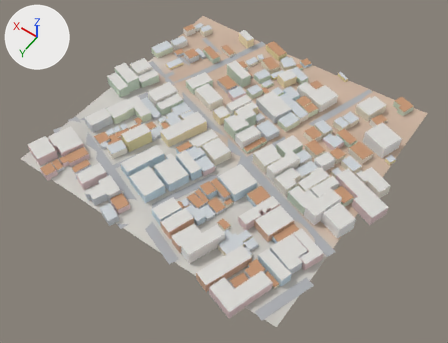
The glTF model city/lo/t_-3_3.glb as it was, and as the next commit left it.
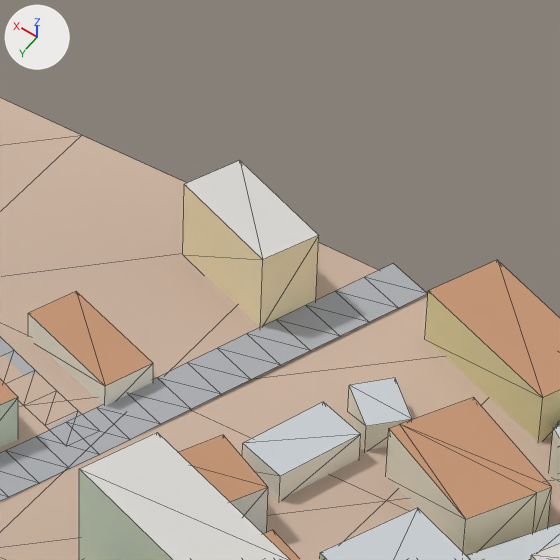
The first picture shows the older version from a camera (50 mm lens) standing at (-844.0, 1194.0, 430.0) and looking at (-651.0, 923.0, 4.0). The close-ups show the older and then the newer version on the part from 49% to 63% of the width and 3% to 22% of the height of that picture. Only the edits that show in the close-ups are written down. Every picture has the same lights, and +X, +Y and +Z are marked at upper left. The close-ups show mesh edges as thin lines. Vertices at exactly the same position are counted once.

Names of what the first close-up shows: 'Lo'.
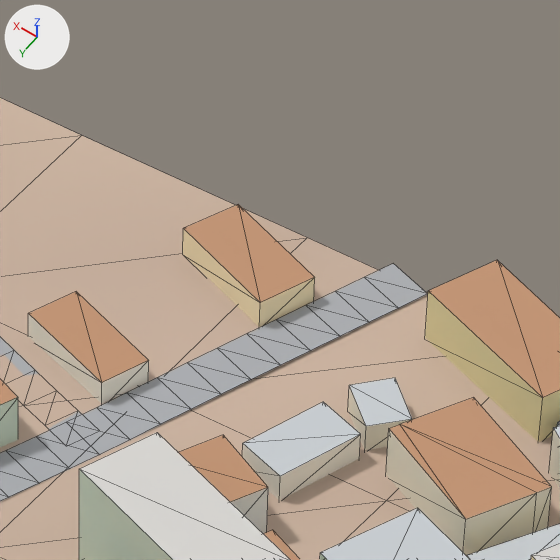
What differs and where, as boxes (x1, y1, x2, y2) in the close-ups (560 x 560 px; the box of a moved part takes in the faces that stretch with it):
part 1 of me_lo, moved or reshaped
    before: (28, 160, 319, 406)
    after: (28, 204, 315, 404)
part 2 of me_lo, recoloured
    before: (185, 160, 318, 259)
    after: (184, 204, 314, 303)

Edits to the bpy script that builds the scene:
```text
Change me_lo:
    where me_lo.from_pydata(...)  # 2213 vertices, 2662 faces; spans x -787.0..-505.0, y 765.0..1037.0, z 9.0..33.0
    used by ob_lo; location = (0.0, 0.0, 0.0)
    before: 1132 (-576.0, 799.0, 9.0), 1135 (-576.0, 799.0, 13.0) at pixel (153, 363), 1138 (-574.0, 805.0, 9.0), 1139 (-574.0, 805.0, 13.0) at pixel (105, 386), 1484 (-568.0, 771.0, 20.0) at pixel (239, 160)
    before: 1485 (-583.0, 777.0, 20.0) at pixel (318, 235), 1487 (-566.0, 778.0, 20.0) at pixel (184, 184), 1489 (-580.0, 784.0, 20.0) at pixel (262, 259)
    me_lo part 1
    add for i in [1484, 1485, 1487, 1489]: me_lo.vertices[i].co += Vector((0.0, 0.0, -6.0))
    add for i in [1132, 1135, 1138, 1139]: me_lo.vertices[i].co += Vector((1.0, 0.0, 0.0))
    me_lo part 2: 2 faces centred in x -577.0..-572.0, y 777.0..778.0, z 20.0 are repainted in the vertex colours; the middle colour goes from light grey #dad8d4 to brown #c49573
```
